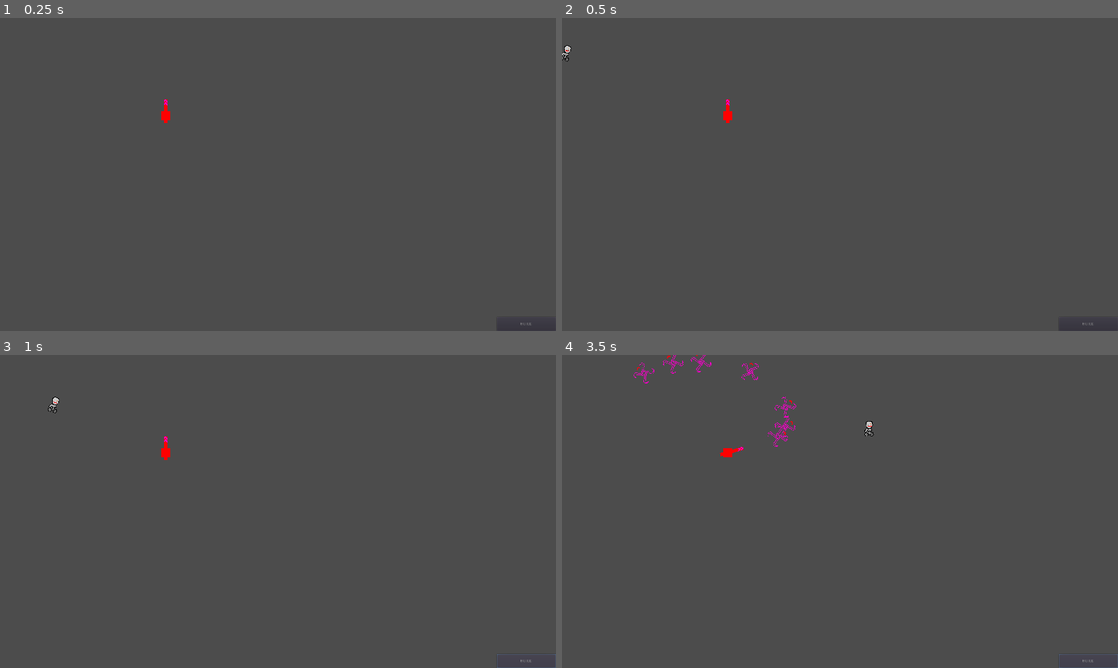
Above: before the commit, frames 1-4 (two rows, left to right).
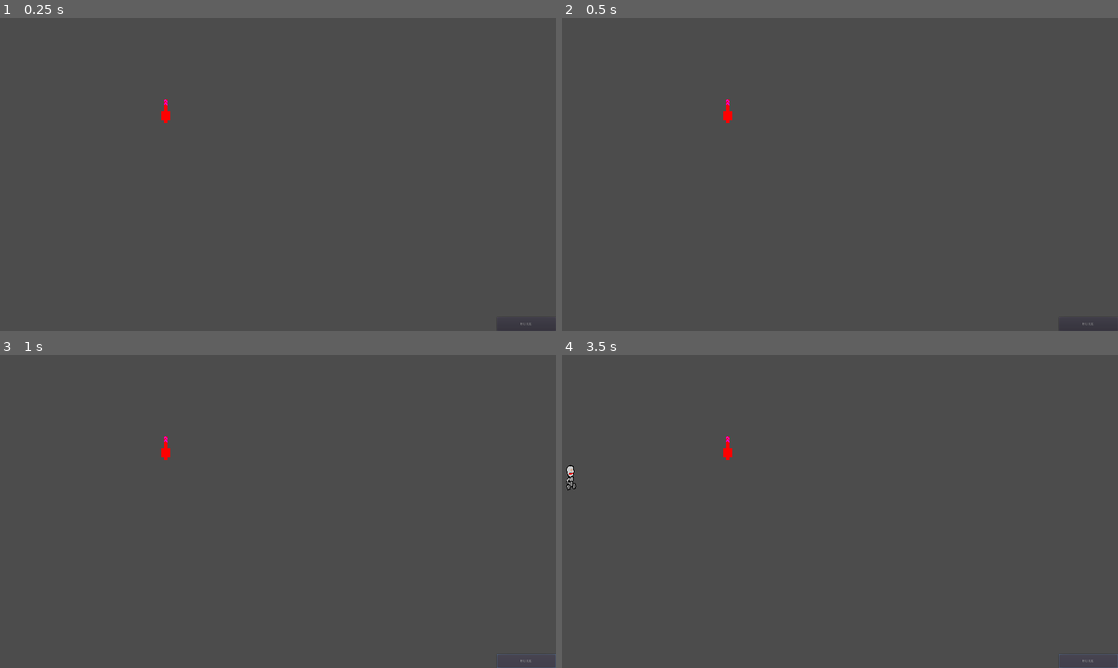
Above: after the commit, the same moments.

Repository: UnderVanCo-Op/Converyor-Defense
Game: Godot game, scene res://Levels/ATest/Test.tscn
Two runs of this game, one before a commit and one after it. Both use one fixed random seed, a clock stepped at 60 frames per second and the inputs below.
Inputs:
- Up to frame 1 (0.25 s): no input
- Up to frame 2 (0.5 s): no input
- Up to frame 3 (1 s): click "BUILD" at 0.5 s
- Up to frame 4 (3.5 s): click "BUILD" at 1.25 s; click "BUILD" at 2 s

Frame 1 is identical in both runs. In frame 2, less than 0.1% of the frame differs, in the area x 0-2%, y 8-14%; in frame 3, less than 0.1%; in frame 4, 0.5%, in the area x 0-57%, y 0-44%.

Commit message:
Система спавна врагов

Diff:
--- /dev/null
+++ b/Levels/ATest/Path2D.gd
@@ -0,0 +1,15 @@
+extends Path2D
+
+var timer=0
+var spawnTime=5
+
+var follower=preload("res://Objects/Enemies/Enemy.tscn")
+
+
+func _process(delta):
+	timer=timer+delta
+
+	if (timer>spawnTime):
+		var newFollower=follower.instance()
+		add_child(newFollower)
+		timer=0
--- /dev/null
+++ b/Levels/ATest/SecondWay.gd
@@ -0,0 +1,16 @@
+extends Path2D
+
+
+var timer=0
+var spawnTime=8
+
+var follower=preload("res://Objects/Enemies/Enemy.tscn")
+
+
+func _process(delta):
+	timer=timer+delta
+
+	if (timer>spawnTime):
+		var newFollower=follower.instance()
+		add_child(newFollower)
+		timer=0
--- a/Levels/ATest/Test.tscn
+++ b/Levels/ATest/Test.tscn
@@ -1,24 +1,41 @@
-[gd_scene load_steps=6 format=2]
+[gd_scene load_steps=9 format=2]
 
 [ext_resource path="res://Objects/Cannons/Cannon.tscn" type="PackedScene" id=1]
 [ext_resource path="res://UI/GUI.tscn" type="PackedScene" id=2]
 [ext_resource path="res://Objects/Enemies/Enemy.tscn" type="PackedScene" id=3]
 [ext_resource path="res://Game Files/GameManager.tscn" type="PackedScene" id=4]
+[ext_resource path="res://Levels/ATest/Path2D.gd" type="Script" id=5]
+[ext_resource path="res://Levels/ATest/SecondWay.gd" type="Script" id=6]
 
 [sub_resource type="Curve2D" id=1]
 _data = {
-"points": PoolVector2Array( 0, 0, 0, 0, -159, 33, 0, 0, 0, 0, 195, 137, 0, 0, 0, 0, 480, 139, 0, 0, 0, 0, 618, 229, 0, 0, 0, 0, 1297, 211, 0, 0, 0, 0, 1368, 299, 0, 0, 0, 0, 1458, 291, 0, 0, 0, 0, 1975, 296 )
+"points": PoolVector2Array( 0, 0, 0, 0, -185.07, 259.806, 0, 0, 0, 0, -19.3403, 258.521, 0, 0, 0, 0, 219.943, 227.037, 0, 0, 0, 0, 402.432, 15.6477, 0, 0, 0, 0, 721.787, 9.86496, 0, 0, 0, 0, 1261.8, 1.51217, 0, 0, 0, 0, 1368, 299, 0, 0, 0, 0, 1458, 291, 0, 0, 0, 0, 1975, 296 )
+}
+
+[sub_resource type="Curve2D" id=2]
+_data = {
+"points": PoolVector2Array( 0, 0, 0, 0, -413, 556, 0, 0, 0, 0, -207, 552, 0, 0, 0, 0, 62, 549, 0, 0, 0, 0, 274, 797, 0, 0, 0, 0, 1276, 818, 0, 0, 0, 0, 1337, 566, 0, 0, 0, 0, 1969, 548 )
 }
 
 [node name="Test" type="Node2D"]
 
-[node name="Path2D" type="Path2D" parent="."]
-position = Vector2( 0, 37 )
+[node name="FerstWay" type="Path2D" parent="."]
+position = Vector2( -146.228, 57.6465 )
+scale = Vector2( 1.07404, 1.55637 )
 curve = SubResource( 1 )
+script = ExtResource( 5 )
 
-[node name="Enemy" parent="Path2D" instance=ExtResource( 3 )]
-position = Vector2( -159, 33 )
-rotation = 0.285746
+[node name="Enemy" parent="FerstWay" instance=ExtResource( 3 )]
+position = Vector2( -185.07, 259.806 )
+rotation = -0.00774612
+
+[node name="SecondWay" type="Path2D" parent="."]
+curve = SubResource( 2 )
+script = ExtResource( 6 )
+
+[node name="Enemy" parent="SecondWay" instance=ExtResource( 3 )]
+position = Vector2( -425, 562 )
+rotation = 0.0755386
 
 [node name="Cannon" parent="." instance=ExtResource( 1 )]
 position = Vector2( 572, 337 )
--- a/Objects/Enemies/Enemy.gd
+++ b/Objects/Enemies/Enemy.gd
@@ -1,10 +1,9 @@
 extends PathFollow2D
 
-var speed = 6
+var speed = 100
 var hp = 10
 
 func _physics_process(delta: float) -> void:
-	offset += speed		# smeshenie
-
-	if unit_offset >= 1:
-		queue_free()
+	# offset += speed		# smeshenie
+	var newOffset=get_offset()+speed*delta
+	set_offset(newOffset)
